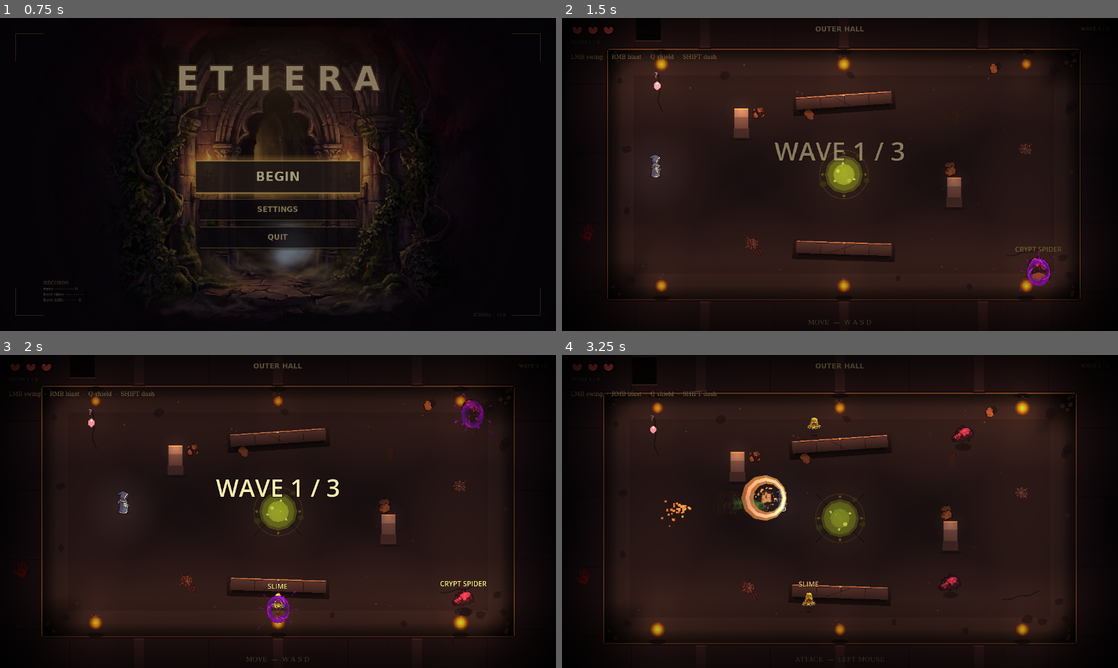
Above: before the commit, frames 1-4 (two rows, left to right).
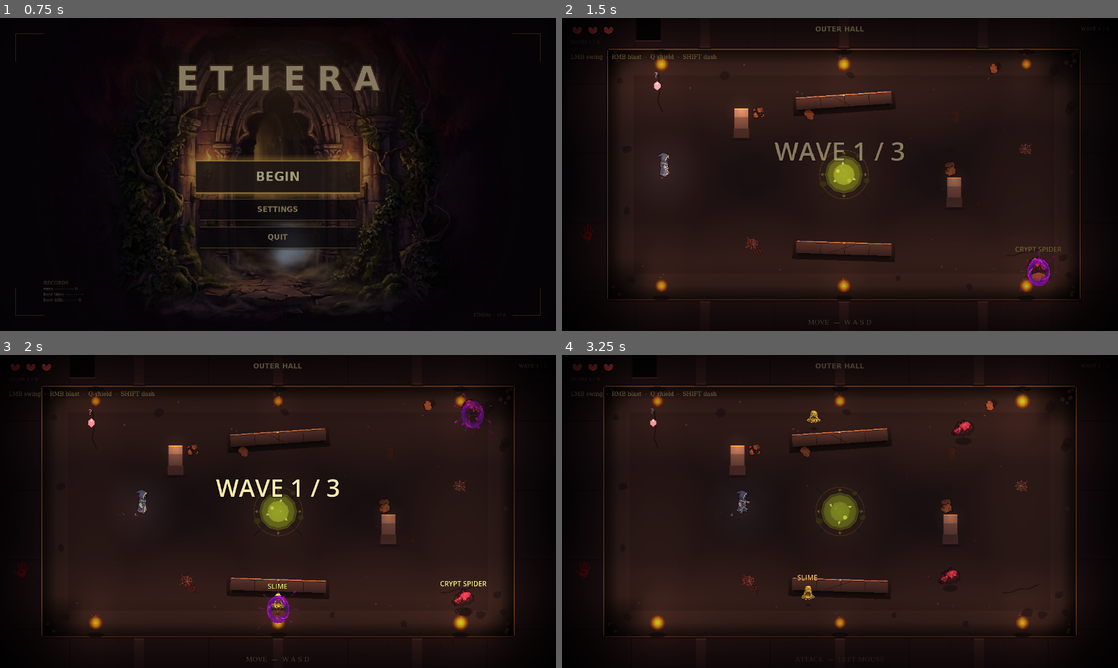
Above: after the commit, the same moments.

Repository: alitaghva1/ethera
Game: Godot game, scene res://scenes/main_menu.tscn
Two runs of this game, one before a commit and one after it. Both use one fixed random seed, a clock stepped at 60 frames per second and the inputs below.
Inputs (mouse positions are in pixels of both pictures, inside the frame that each line leads up to):
- Up to frame 1 (0.75 s): click "BEGIN" at 0.5 s
- Up to frame 2 (1.5 s): tap Enter at 1.25 s; move the mouse to (962, 158) at 1.27 s; press the mouse at (962, 158) at 1.28 s; hold D (move_right) from 1.28 s (still down)
- Up to frame 3 (2 s): keep holding D (move_right)
- Up to frame 4 (3.25 s): release D (move_right) at 2 s; release the mouse at (962, 495) at 2 s; drag from (728, 527) to (617, 423) at 2.02 s; move the mouse to (895, 442) at 2.77 s; hold D (move_right) from 2.78 s (still down); tap Shift (dash_strike) at 2.85 s

Frame 1 is identical in both runs. In frame 2, 0.2% of the frame differs, in the area x 15-20%, y 43-52%; in frame 3, 0.2%; in frame 4, 6.6%, in the area x 2-93%, y 7-93%.
Error after the commit: Invalid access to property or key 'scale' on a base object of type 'null instance'. (res://scripts/hero.gd:894)

Commit message:
fix(godot iter-192 batch 1): remove character ground shadows
User screenshot showed enemies floating above their ellipse contact
shadows. Root cause: enemy shadows fixed at position (0, 4) below the
node origin, but each enemy_type has its own sprite_y_offset that
shifts the sprite UP from origin. An enemy with sprite_y_offset = -22
has its visual feet at y ≈ -6 while the shadow sits at y = 4 — a
10-px gap reads as floating.

Two fix options:
  (a) compute per-enemy shadow Y from sprite_y_offset
  (b) remove shadows entirely

User flagged (b) as the cleaner direction:
  "if contact shadows still look wrong, remove them entirely."

Reasoning: top-down 2D doesn't need ellipse contact shadows for
actors. The room already provides plenty of grounding cues:
  • PixelLab decor scatter (bones / runes / blood / dirt) under feet
  • Wall + pillar drop shadows defining the floor's depth
  • CanvasModulate dim ambient that the bottom rows of enemy sprite
    pixels blend into
The bottom edge of a pixel-art sprite sitting on a dim floor IS the
ground contact — adding an ellipse on top reads as "extra UI" not as
"grounding."

Reference: Hollow Knight, Isaac, Hyper Light Drifter all skip ellipse
shadows under their characters. Hades has only the lightest, smallest
contact dot directly under the foot.

Files:
  scripts/enemy.gd — removed shadow Sprite2D spawn in _ready (was
    iter-27 + iter-117 + iter-190 batch 1 alpha tunes)
  scenes/hero.tscn — removed Shadow Sprite2D node (was iter-11 + iter-52
    + iter-190 batch 1 alpha tune)

Side effect: hero.tscn ext_resource "2_shadow" still declared but
unused; harmless preload, leaves pillar.tscn's reference to the same
asset intact.

Co-Authored-By: Claude Opus 4.7 (1M context) <noreply@anthropic.com>

Diff:
--- a/slime-depths-godot/scenes/hero.tscn
+++ b/slime-depths-godot/scenes/hero.tscn
@@ -57,19 +57,11 @@
 collision_mask = 1
 script = ExtResource("1_script")
 
-; Iter 52 — bumped shadow visibility. Was scale (0.18, 0.13) at 0.45
-; alpha — barely readable on the screenshot review. Wider + darker
-; ellipse grounds the hero on the dungeon floor without competing
-; with enemy shadows (still smaller than them by sprite-size).
-; Iter 190 batch 1 — alpha 0.60 → 0.42 per user direction "small,
-; subtle contact shadow." Hero shadow stays a touch darker than
-; enemy shadows (0.42 vs 0.38) because the hero is the visual anchor
-; and benefits from slightly more weight without becoming "stamped."
-[node name="Shadow" type="Sprite2D" parent="."]
-position = Vector2(0, 3)
-scale = Vector2(0.22, 0.16)
-modulate = Color(0, 0, 0, 0.42)
-texture = ExtResource("2_shadow")
+; Iter 192 batch 1 — REMOVED Shadow Sprite2D entirely. User direction:
+; "if contact shadows still look wrong, remove them entirely." Hero
+; matches enemy grounding language (enemy.gd ground shadow also
+; removed iter-192). Top-down 2D doesn't need ellipse contact shadows
+; when the actor's own pixel-art bottom edge sits on the dim floor.
 
 ; iter-116: subtle hero rim light. Pool the player into instant
 ; findability without becoming a spotlight on adjacent enemies.
--- a/slime-depths-godot/scripts/enemy.gd
+++ b/slime-depths-godot/scripts/enemy.gd
@@ -606,40 +606,25 @@
 	var shape: CircleShape2D = CircleShape2D.new()
 	shape.radius = t.collision_radius
 	collision.shape = shape
-	# Iter 27 — drop shadow. Same beat the hero has had since iter 11;
-	# without it enemies float "above" the floor and feel pasted-on.
-	# Built in code so we don't have to add the node to enemy.tscn (which
-	# would force a fixed scale across all enemy types). The ellipse
-	# texture is 256×128 — at scale_x = collision_radius / 160 the shadow
-	# reads as a soft pool roughly 2× the hitbox wide. Scale_y is 60%
-	# of x so the ellipse stays squashed (top-down perspective trick the
-	# hero shadow uses). Drawn BEFORE the AnimatedSprite2D in scene-tree
-	# order so it renders underneath at the same z_index.
+	# Iter 27 (REMOVED iter-192) — enemy ground shadow.
 	#
-	# iter-117: bumped alpha 0.45 → 0.55 for parity with the hero shadow
-	# (0.60) — enemies now ground to the floor with comparable AO weight.
-	# Without this, the hero-rim-light-lit player at iter-116 cast a
-	# noticeably darker pool than nearby enemies, throwing the silhouette
-	# read off ("the player looks heavier than the enemies").
-	var shadow: Sprite2D = Sprite2D.new()
-	shadow.texture = SHADOW_TEXTURE
-	# Anchor a few px below the collision center so it sits at the feet,
-	# not the body. Negative offsets would place it above (Godot Y-down).
-	shadow.position = Vector2(0, 4)
-	var shadow_scale: float = t.collision_radius / 160.0
-	shadow.scale = Vector2(shadow_scale, shadow_scale * 0.6)
-	# Iter 190 batch 1 — alpha 0.55 → 0.38 per user direction "small,
-	# subtle contact shadows directly beneath them for grounding." The
-	# iter-117 0.55 was tuned for parity with the iter-116 hero shadow
-	# at 0.60 — but in top-down 2D, contact shadows want to be quieter
-	# than full-saturation black blobs. Player reads "this thing has
-	# weight on the floor" without the shadow becoming a focal point.
-	shadow.modulate = Color(0, 0, 0, 0.38)
-	shadow.z_index = -1
-	# Move-before-sprite in the parent's child order so it draws
-	# underneath. add_child appends, then move_child puts it FIRST.
-	add_child(shadow)
-	move_child(shadow, 0)
+	# Iter 192 batch 1 — Removed entirely per user direction. The fixed-
+	# position (0, 4) shadow ellipse didn't track each enemy_type's
+	# sprite_y_offset variation, so enemies with negative offsets had
+	# their visual feet land ABOVE the shadow → "floating" reading.
+	# Fix options were (a) per-enemy shadow Y derived from offset, or
+	# (b) remove. User flagged (b) as the cleaner choice:
+	#   "if contact shadows still look wrong, remove them entirely."
+	#
+	# Removal works because the room provides other grounding:
+	#   • Decor scatter (bones / runes / blood) under enemies' feet
+	#   • Wall + pillar drop shadows define floor depth
+	#   • CanvasModulate creates a dim ambient that the bottom rows of
+	#     enemy sprites blend into, anchoring them to the floor
+	# Without an ellipse shadow, top-down 2D enemies sit cleanly on
+	# the floor by virtue of their own pixel-art bottom edges (the same
+	# reason Hollow Knight + Isaac + Hyper Light Drifter don't draw
+	# ellipse shadows under their actors).
 
 # ── Physics tick — universal scaffolding + behavior dispatch ──────────
 # Iter 152 — idle bob runs in _process (separate from physics) so the
